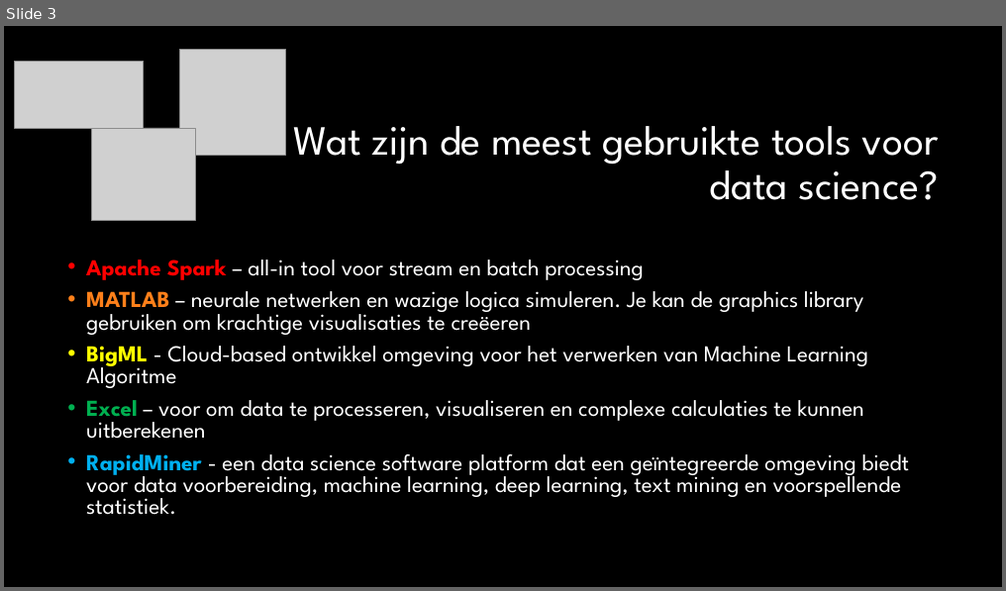
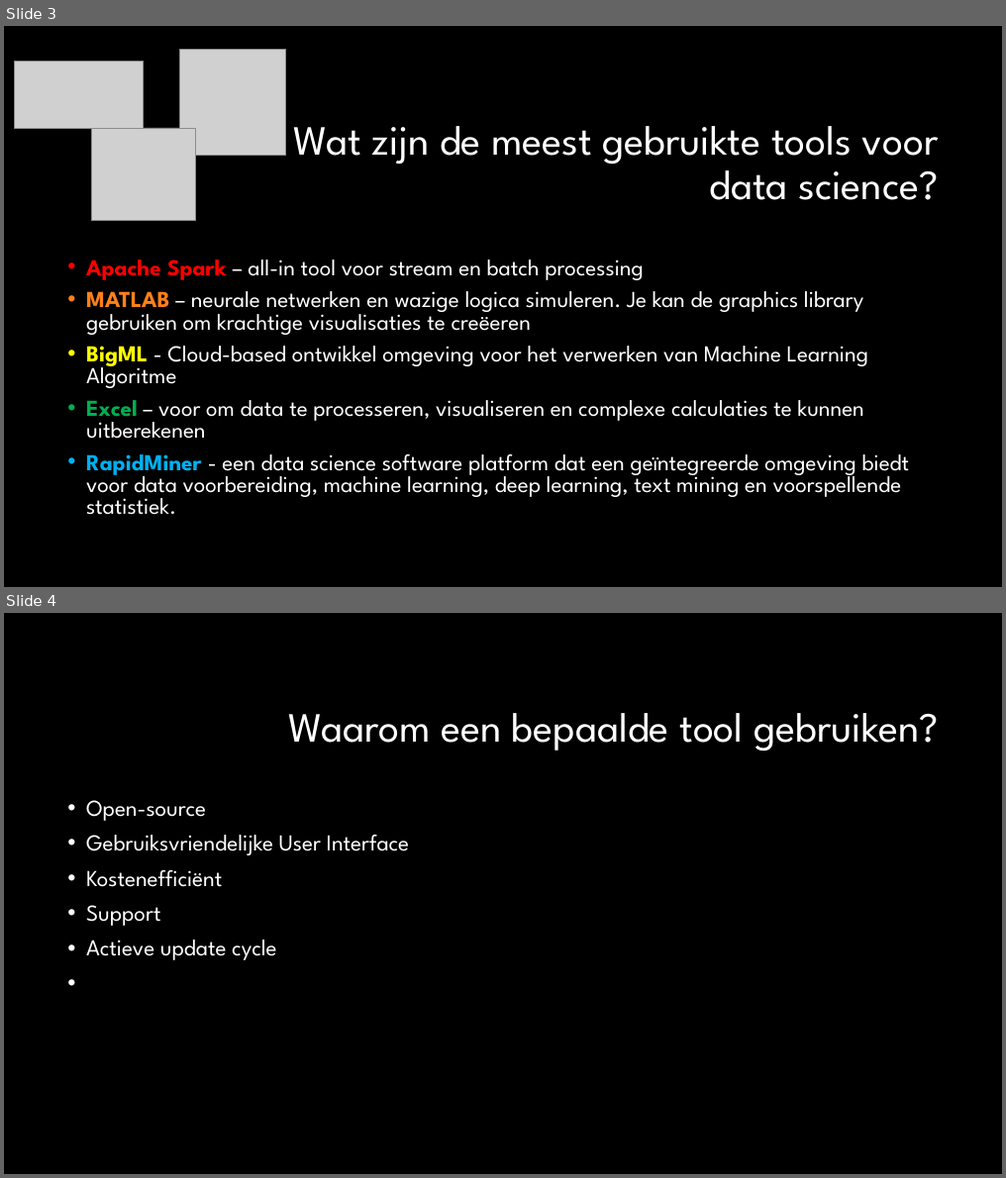
Before and after one commit to marcello505/DataSciencePortfolio, a slide deck: Les1/Wat is Data Science.pptx. Shown one above the other, each under a label of ours: slide 3 before the commit, slides 3 and 4 after it. The pictures are 1006x591 and 1006x1178 pixels, drawn with LibreOffice and Linux fonts; fonts in the diff are those of the drawing; grey boxes stand for pictures; background and template pictures are left out. Boxes give left, top, right and bottom in pixels: in the first picture for what was removed or moved away, otherwise in the second. Text is boxed around its words. In the diff, an @@ line names an element or a change of style, - is before the commit and + after.

Commit message:
Waarom een tool added to powerpoint

```diff
--- a/Les1/Wat is Data Science.pptx
+++ b/Les1/Wat is Data Science.pptx
@@ slide 4 added at <box>4,613,1002,1174</box>, background #000000 @@
@@ title added at <box>289,713,939,752</box>, 40 pt, text #FFFFFF @@
+Waarom een bepaalde tool gebruiken?
@@ text added at <box>86,800,409,960</box>, 22 pt, text #FFFFFF @@
+• Open-source
+• Gebruiksvriendelijke User Interface
+• Kostenefficiënt
+• Support
+• Actieve update cycle
```
